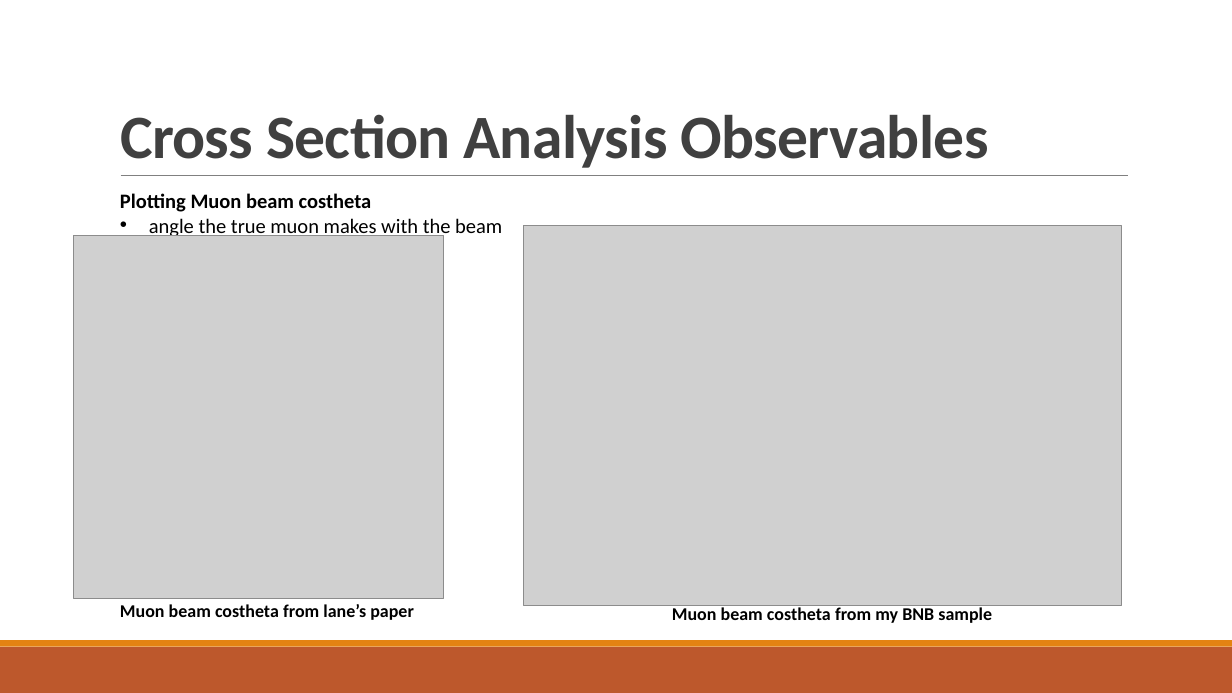
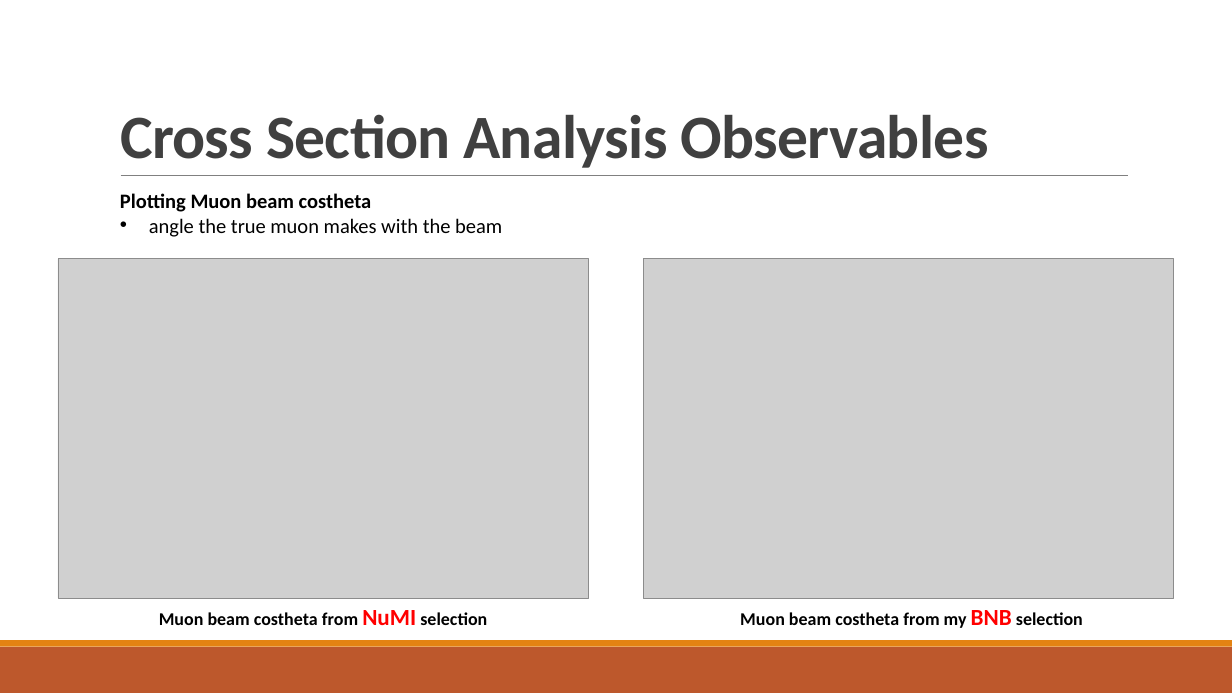
Before and after one commit to jordongalaxy-max/FYP_PYTHON_REAL, a slide deck: slide 30 of Update_Slides/FYP_Weekly_Update_Slides_12March.pptx. Drawn at 1232x693 pixels with LibreOffice and Linux fonts; fonts in the diff are those of the drawing; grey boxes stand for pictures. Boxes give left, top, right and bottom in pixels: in the first picture for what was removed or moved away, otherwise in the second. Text is boxed around its words. In the diff, an @@ line names an element or a change of style, - is before the commit and + after.

```diff
--- a/Update_Slides/FYP_Weekly_Update_Slides_12March.pptx
+++ b/Update_Slides/FYP_Weekly_Update_Slides_12March.pptx
@@ picture: place and size @@
-picture at box(73, 236, 444, 599)
+picture at box(58, 259, 589, 598)
@@ picture: place and size @@
-picture at box(524, 226, 1122, 606)
+picture at box(644, 259, 1175, 598)
@@ text at box(159, 610, 487, 625): text changed @@
-Muon beam costheta from lane’s paper
+Muon beam costheta from NuMI selection
@@ text at box(740, 610, 1083, 628): text changed @@
-Muon beam costheta from my BNB sample
+Muon beam costheta from my BNB selection
```
Also in this commit, not shown: 24 other slides changed, 9 other files.
